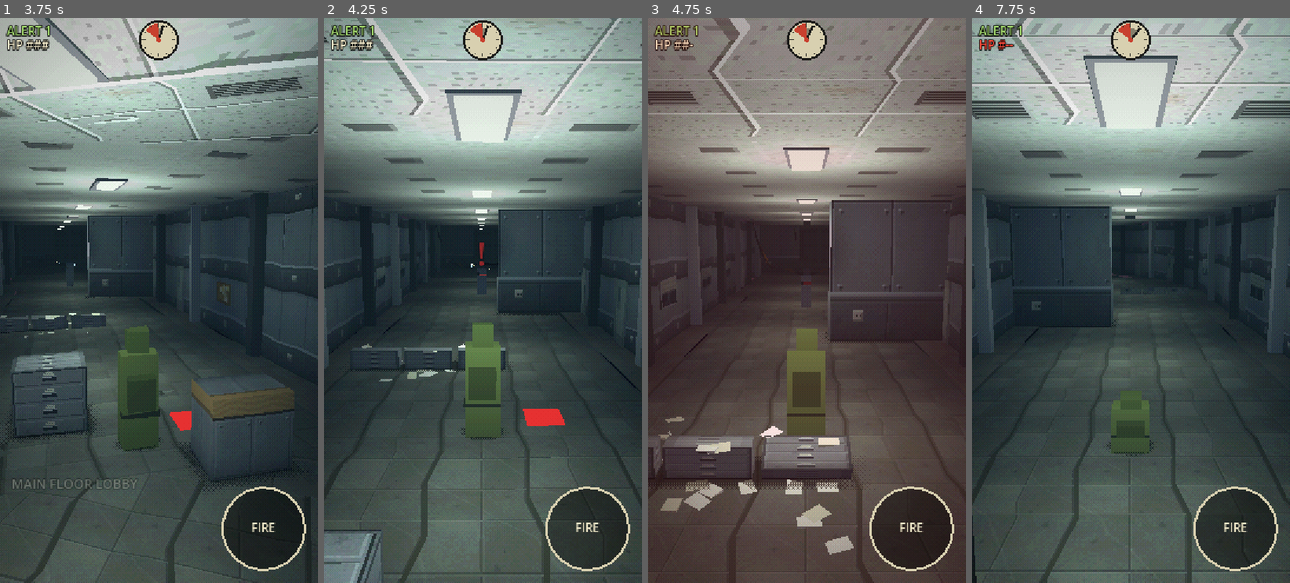
Above: before the commit, frames 1-4 (left to right).
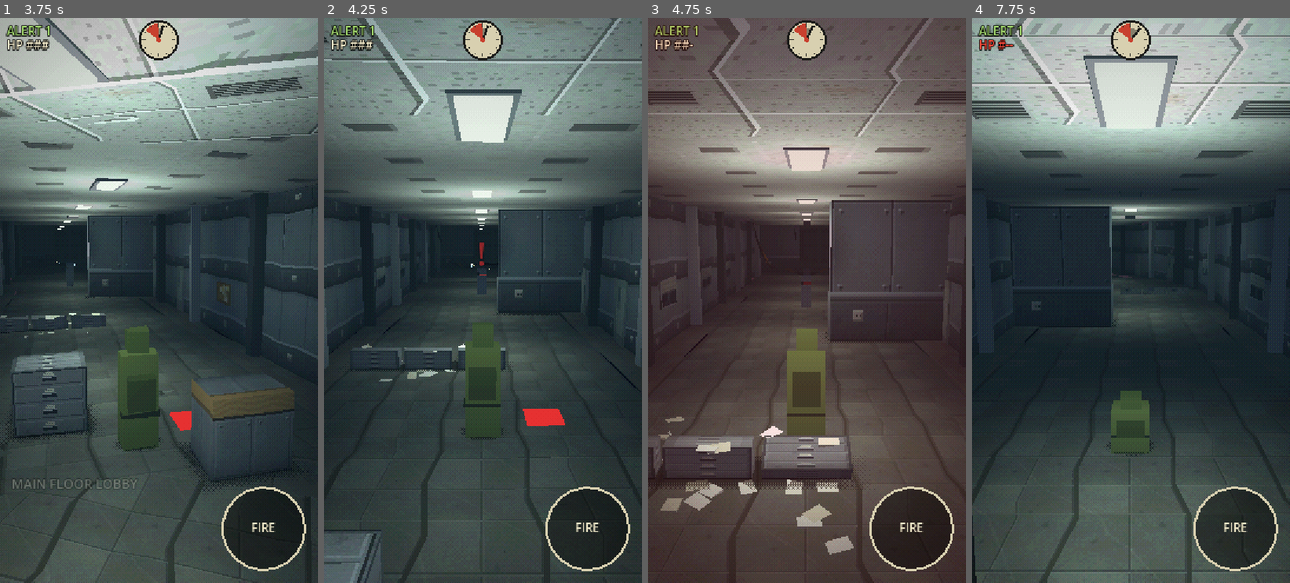
Above: after the commit, the same moments.

Repository: lhunt-gdev/get-to-the-chopper-test
Game: Godot game, scene res://game/levels/prototype_slice/prototype_slice.tscn
Same seed, same stepped clock (60 frames per second), same inputs: the game is played once before the commit and once after it.
Inputs (mouse positions are in pixels of both pictures, inside the frame that each line leads up to):
- Up to frame 1 (3.75 s): tap Enter (ui_accept) at 0.5, 0.77 s; move the mouse to (228, 272) at 0.52 s; hold Right (ui_right) 0.53-1.25 s; click (228, 272) at 0.67 s; drag from (95, 328) to (143, 413) at 1.27 s; move the mouse to (190, 176) at 2.02 s; hold Right (ui_right) 2.03-2.75 s; drag from (143, 413) to (63, 215) at 2.77 s; move the mouse to (254, 385) at 3.52 s; hold Left (ui_left) from 3.53 s (still down)
- Up to frame 2 (4.25 s): keep holding Left (ui_left); tap Enter (ui_accept) at 3.77 s
- Up to frame 3 (4.75 s): release Left (ui_left) at 4.25 s; drag from (711, 215) to (759, 159) at 4.27 s
- Up to frame 4 (7.75 s): move the mouse to (1146, 300) at 5.02 s; hold Down (ui_down) 5.03-5.75 s; click (1146, 300) at 5.17 s; drag from (1083, 159) to (1067, 328) at 5.77 s; move the mouse to (1200, 272) at 6.52 s; hold Up (ui_up) 6.53-7.25 s; tap Enter (ui_accept) at 6.77 s; drag from (1067, 328) to (1115, 413) at 7.27 s

Frame 1 is identical in both runs. In frame 2, 35% of the frame differs, in the area x 0-100%, y 0-100%; in frame 3, 11%; in frame 4, 19%.

Commit message:
Real line of sight with rays, and an iPhone audio unlock
- Line of sight is now rays against the actual walls: every solid thing
  (corridor walls, cover walls, air-con units, stairwells and huts, the
  halfway walls and door leaves, dead ends, lockdown shutters, the start
  room) gets an invisible collision box on its own layer. Low cover has
  none, so you still shoot over boxes and barriers.
- Your shots: only at targets the ray reaches; in cover behind a wall the
  ray starts just past its edge (a real lean). With nothing to hit, the
  tracer stops at the first wall instead of flying through it.
- Troopers use the same ray: no aiming at you through walls.
- Sightlines is now just the cover-wall finder; the route-space blocker
  check (which missed these cases) is gone.
- Web: the page shell asks Safari for "playback" audio, keeps hold of the
  game's audio context, and on each tap (until it runs) resumes it with a
  one-sample unlock and a silent clip, for iPhone.

Co-Authored-By: Claude Opus 5.5 <noreply@anthropic.com>

Diff:
--- a/game/levels/prototype_slice/prototype_slice.gd
+++ b/game/levels/prototype_slice/prototype_slice.gd
@@ -68,6 +68,8 @@
 const DEAD_END_COLOR := Color("b03a2e")
 ## Render layer for stairwell structure (see _build_stairwell). Everything else is on layer 1.
 const STAIRWELL_LAYER := 2
+## Collision layer for things you can't see or shoot through (see _sees()).
+const SIGHT_LAYER := 16
 const GUARD_COLOR := Color("4a5260")
 ## Light in an area with no "ambient" of its own.
 const DEFAULT_AMBIENT := Color(0.4, 0.42, 0.44)
@@ -113,8 +115,8 @@
 var _doors: Array[Dictionary] = []
 ## Halfway markers built so far: {at (route distance), seg}. See _build_marker.
 var _markers: Array[Dictionary] = []
-## Solid things shots can't pass: walls, the halfway markers' walls and doors, stairwell doors.
-## {at, x0, x1, open (Callable or null), seg, owner}. See Sightlines.
+## Cover walls, in route space: {at, x0, x1, seg, owner}. Used to find the wall you're in cover
+## behind, so you lean round its edge (line of sight itself is real rays: see _sees()).
 var _blockers: Array[Dictionary] = []
 ## Mood lighting: the lamps, the area's ambient and moonlight (see Ambience).
 var _ambience: Ambience
@@ -616,9 +618,12 @@
 				# Outdoors with no walls to lean on: an electrical cabinet or a stack of open vent pipes.
 				one_piece = _build_roof_wall(node, seg, at, x0, x1, wall_looks[walls_seen % wall_looks.size()])
 				walls_seen += 1
+				_solid_box(node, _frame_at(seg, at) * Transform3D(Basis.IDENTITY, Vector3((x0 + x1) / 2.0, 1.3, 0)),
+						Vector3(x1 - x0, 2.6, 1.0))  # you can't see or shoot through it
 			else:
 				var w := _item_box(node, seg, at, Vector3((x0 + x1) / 2.0, y, 0), Vector3(x1 - x0, size.y, size.z), Color.WHITE)
 				w.material_override = PsxMaterials.textured(_obstacle_texture(tex_name), Vector2(3, 2))
+				_make_solid(w)
 				one_piece = w
 			# Solid: shots don't go through it, only round its edge (see Sightlines).
 			_blockers.append({"at": start + at, "x0": x0, "x1": x1, "seg": seg, "owner": node})
@@ -1061,6 +1066,7 @@
 				_item_box(parent, seg, j, Vector3(side * (road_w / 2.0 + 1.0), ph / 2.0, 0), Vector3(1.0, ph, 1.0), theme["color"].darkened(0.5))
 		if theme.get("wall_decor", false):
 			_wall_decor(parent, seg, side, maxf(open, ramp), length)
+	_make_solid(parent)  # corridor walls, bend joins and pillars block line of sight
 
 
 func _is_stairs(seg: Dictionary) -> bool:
@@ -1090,6 +1096,7 @@
 	parent.name = "Stairwell"
 	outer.add_child(parent)
 	_build_stairwell_parts(parent, seg)
+	_make_solid(parent)  # its walls, slabs and doors (not the sheared inner tube)
 	_set_render_layer(parent, STAIRWELL_LAYER)
 
 
@@ -1168,6 +1175,77 @@
 						.material_override = mat1
 
 
+## Makes the solid things under `root` (walls, doors, stairwell blocks) block line of sight: an
+## invisible collision box on each wall-sized box or upright plane. Skips small fittings, glowing
+## lamps and signs, and sheared or mirrored pieces (physics can't take those). See _sees().
+func _make_solid(root: Node) -> void:
+	if root is MeshInstance3D:
+		_solid_mesh(root)
+	for m in root.find_children("*", "MeshInstance3D", true, false):
+		_solid_mesh(m)
+
+
+func _solid_mesh(m: MeshInstance3D) -> void:
+	if m.has_meta("solid") or m.material_override is StandardMaterial3D:
+		return
+	var size := Vector3.ZERO
+	if m.mesh is BoxMesh:
+		size = (m.mesh as BoxMesh).size
+	elif m.mesh is PlaneMesh and (m.mesh as PlaneMesh).orientation == PlaneMesh.FACE_Z:
+		var p: Vector2 = (m.mesh as PlaneMesh).size
+		size = Vector3(p.x, p.y, 0.06)
+	else:
+		return
+	if maxf(size.x, maxf(size.y, size.z)) < 0.9:
+		return
+	var b := m.global_transform.basis
+	if absf(b.x.length() - 1.0) > 0.01 or absf(b.y.length() - 1.0) > 0.01 or absf(b.z.length() - 1.0) > 0.01 \
+			or absf(b.x.dot(b.y)) > 0.01 or absf(b.y.dot(b.z)) > 0.01 or b.determinant() < 0.0:
+		return
+	m.set_meta("solid", true)
+	_solid_box(m, Transform3D.IDENTITY, size)
+
+
+## An invisible box (for line of sight only) under `parent`, at `xf` in its space.
+func _solid_box(parent: Node3D, xf: Transform3D, size: Vector3) -> void:
+	var body := StaticBody3D.new()
+	body.collision_layer = SIGHT_LAYER
+	body.collision_mask = 0
+	var shape := CollisionShape3D.new()
+	var box := BoxShape3D.new()
+	box.size = size
+	shape.shape = box
+	body.add_child(shape)
+	parent.add_child(body)
+	body.transform = xf
+
+
+## True if nothing solid is between two points: what you can see, you can shoot (and be shot from).
+func _sees(from: Vector3, to: Vector3) -> bool:
+	var q := PhysicsRayQueryParameters3D.create(from, to, SIGHT_LAYER)
+	return get_world_3d().direct_space_state.intersect_ray(q).is_empty()
+
+
+## Where your shots come from: your chest, or, in cover behind a wall, just past the edge of it
+## you can lean round (a wall running into the side wall only has one).
+func _gun_origin() -> Vector3:
+	var d := _player.distance_run()
+	var x := _player.track_x
+	if _player.in_cover:
+		var wall = Sightlines.cover_wall(d, x, _live_blockers())
+		if wall != null:
+			var side := tuning.lane_count * tuning.lane_width / 2.0
+			var lo: float = wall["x0"]
+			var hi: float = wall["x1"]
+			var left_ok := lo > -side
+			var right_ok := hi < side
+			if left_ok and (not right_ok or x - lo <= hi - x):
+				x = lo - 0.3
+			elif right_ok:
+				x = hi + 0.3
+	return _route_point(d, x, 1.3)
+
+
 ## A box sheared to follow a slope (stairs): vertical sides and ends, its bottom running from
 ## `into0` to `into1` at `y` above the route there, `size_x` across and `size_y` tall.
 func _slope_box(parent: Node3D, seg: Dictionary, into0: float, into1: float, x: float, y: float,
@@ -1209,9 +1287,6 @@
 		var door := {"node": hinge, "at": seg["start"] + into, "owner": seg["node"], "seg": seg,
 				"sound": "door_steel" if theme.get("stair_door", "door") == "steel_door" else "door_wood"}
 		_doors.append(door)
-		# Shut, the stairwell is sealed: no shots in or out until you burst the door.
-		_blockers.append({"at": door["at"], "x0": -INF, "x1": INF, "seg": seg, "owner": seg["node"],
-				"open": func() -> bool: return door.get("done", false)})
 
 
 ## Open-sky areas (rooftops): no side walls. The roofing runs out to a low lip at the edge, and
@@ -1703,6 +1778,7 @@
 	var panel := _box(hinge, Vector3(dw - 0.04, dh - 0.02, 0.07), Vector3(dw / 2.0, dh / 2.0, 0), Color.WHITE)
 	panel.material_override = PsxMaterials.textured(PsxTextures.door(), Vector2(3, 2))
 	_doors.append({"node": hinge, "at": 0.0, "owner": seg["node"], "seg": seg, "sound": "door_wood"})
+	_make_solid(room)
 	# Furniture, clear of the player's lane.
 	_item_box(room, seg, -8.0, Vector3(_player.lane_x(0), 0.38, 0), Vector3(1.4, 0.76, 0.8), Color.WHITE).material_override = \
 			PsxMaterials.textured(PsxTextures.desk(), Vector2(3, 2))
@@ -1838,7 +1914,10 @@
 ## Halfway through the area (not a checkpoint): a wall right across, side wall to side wall and up
 ## to the ceiling, with a double door over the middle lanes that you burst through. Office doors on
 ## the main floor, barred gates in the tunnel. The outer lanes are funnelled in just before it.
-func _build_marker(parent: Node3D, seg: Dictionary, at: float) -> void:
+func _build_marker(outer: Node3D, seg: Dictionary, at: float) -> void:
+	var parent := Node3D.new()  # all of it in one node, so it can be made solid in one go
+	parent.name = "Marker"
+	outer.add_child(parent)
 	var theme := _theme(seg["id"])
 	var edge := tuning.lane_count * tuning.lane_width / 2.0 + 1.0
 	var top: float = CEILING_Y if theme.get("ceiling", false) else maxf(theme["height"], 3.0)
@@ -1883,12 +1962,9 @@
 			if s < 0:  # one crash for the pair
 				door["sound"] = "door_bars" if barred else "door_wood"
 			_doors.append(door)
-			if s < 0:  # the doorway is solid until the doors are burst open (they go together)
-				_blockers.append({"at": door["at"], "x0": -ow / 2.0, "x1": ow / 2.0, "seg": seg, "owner": seg["node"],
-						"open": func() -> bool: return door.get("done", false)})
-	# The wall either side of the doorway is always solid.
-	_blockers.append({"at": seg["start"] + at, "x0": -INF, "x1": -ow / 2.0, "seg": seg, "owner": seg["node"]})
-	_blockers.append({"at": seg["start"] + at, "x0": ow / 2.0, "x1": INF, "seg": seg, "owner": seg["node"]})
+		# Each leaf blocks line of sight until it swings open (the mirrored office leaf can't carry
+		# a collision box of its own, so the hinge does).
+		_solid_box(hinge, Transform3D(Basis.IDENTITY, Vector3(mid, dh / 2.0, 0)), Vector3(leaf_w, dh, 0.1))
 	# Over the doorway: a red emergency lamp at the tunnel gates, a green exit sign at office doors.
 	var sign_col := Color("ff3a28") if barred else Color("40d070")
 	var sign := _item_box(parent, seg, at - 0.2, Vector3(0, dh + 0.3, 0), Vector3(0.7 if not barred else 0.3, 0.18 if not barred else 0.25, 0.06), Color.WHITE)
@@ -1897,6 +1973,7 @@
 	parent.add_child(glow_at)
 	glow_at.transform = _frame_at(seg, at - 1.0) * Transform3D(Basis.IDENTITY, Vector3(0, dh + 0.2, 0))
 	_ambience.add_lamp(glow_at, sign_col * (1.2 if barred else 0.7), 5.0 if barred else 3.5, {"alert": false})
+	_make_solid(parent)  # the wall either side and over the doorway
 	_markers.append({"at": seg["start"] + at, "seg": seg})
 
 
@@ -1936,6 +2013,7 @@
 	var w := (tuning.lane_count - 2) * tuning.lane_width
 	var wall := _item_box(parent, seg, length, Vector3(0, h / 2.0, -0.2), Vector3(w, h, 0.4), Color.WHITE)
 	wall.material_override = PsxMaterials.textured(_wall_texture(theme), Vector2(3, 2))
+	_make_solid(wall)
 
 
 ## Rails and rungs up (or down) the ladder lane at the start of the segment the ladder leads to.
@@ -2028,6 +2106,7 @@
 	door.add_child(_sign_label("LOCKDOWN", DEAD_END_COLOR, width * 0.8, Vector3(0, h * 0.6, 0.2)))
 	door.set_meta("closed_y", door.position.y)
 	door.set_meta("open_y", door.position.y + h + 0.3)
+	_make_solid(door)  # shut, you can't see (or shoot) past it
 	if slam:
 		door.position.y = door.get_meta("open_y")
 		door.create_tween().tween_property(door, "position:y", door.get_meta("closed_y"), tuning.lockdown_close_time) \
@@ -2363,7 +2442,6 @@
 	var d := _player.distance_run()
 	var alert := GameState.alert_level
 	var half_hit := tuning.lane_width * 0.5 + 0.15
-	var live := _live_blockers()
 	for c in _combatants:
 		var n = c["node"]  # RifleTrooper or AlarmBox
 		if not is_instance_valid(n):
@@ -2379,7 +2457,10 @@
 			n.update(delta, tuning, d)
 			continue
 		var t: RifleTrooper = n
-		t.sight_clear = not Sightlines.blocked(t.at, t.x, d, _player.track_x, live)
+		# He only aims at you if he can see you (rays against the walls), and only bothers in range.
+		var ahead: float = t.at - d
+		if ahead > 0.5 and ahead <= tuning.trooper_aim_range + 1.0:
+			t.sight_clear = _sees(t.global_position + Vector3.UP * 1.3, _player.global_position + Vector3.UP * 1.1)
 		var shot := t.update(delta, tuning, alert, d, _player.track_x, _player.in_cover,
 				_player.global_position, _route_point)
 		if shot == RifleTrooper.Shot.MISSED:
@@ -2428,15 +2509,13 @@
 func fire_target() -> Node3D:
 	var alert := GameState.alert_level
 	var candidates: Array[Node3D] = []
-	# Only what you can see: over boxes and barriers, round walls' edges, never through them. In
-	# cover behind a wall you lean out round it, so that wall doesn't block your shots.
-	var d := _player.distance_run()
-	var live := _live_blockers()
-	var lean = Sightlines.cover_wall(d, _player.track_x, live) if _player.in_cover else null
+	# Only what you can see: a ray from your gun to him, against the walls (low cover has no
+	# collision, so you shoot over it). In cover behind a wall, the ray starts round its edge.
+	var gun := _gun_origin()
 	for c in _combatants:
 		var n = c["node"]  # RifleTrooper or AlarmBox
 		if is_instance_valid(n) and c["seg"].get("promoted", false) and n.is_targetable(alert) \
-				and not Sightlines.blocked(d, _player.track_x, n.at, n.x, live, lean):
+				and _sees(gun, n.global_position + Vector3.UP * (1.2 if n is RifleTrooper else 0.0)):
 			candidates.append(n)
 	var origin := _player.global_position + Vector3(0, 1.2, 0)
 	var forward := -_player.global_transform.basis.z
@@ -2457,11 +2536,18 @@
 func _shoot() -> void:
 	_audio.play("gun", -3.0, 0.05)
 	var from := _player.global_transform * Vector3(0.25, 1.2, -0.4)
+	if _player.in_cover:
+		from = _gun_origin()  # leaning out round the wall
 	var target := fire_target()
 	var to := from + (-_player.global_transform.basis.z) * 20.0
 	if target != null:
 		to = target.global_position + Vector3(0, 1.1 if target is RifleTrooper else 0.0, 0)
 		target.call("hit")
+	else:
+		# Nothing to hit: the shot stops at the first wall in the way, not through it.
+		var hit := get_world_3d().direct_space_state.intersect_ray(PhysicsRayQueryParameters3D.create(from, to, SIGHT_LAYER))
+		if not hit.is_empty():
+			to = hit["position"]
 	_shot_tracer.global_transform = Transform3D(Basis.looking_at(to - from) * Basis.from_scale(Vector3(1, 1, from.distance_to(to))), (from + to) / 2.0)
 	_shot_tracer.visible = true
 	get_tree().create_timer(0.05).timeout.connect(func() -> void: _shot_tracer.visible = false)
--- a/game/systems/targeting/sightlines.gd
+++ b/game/systems/targeting/sightlines.gd
@@ -1,45 +1,17 @@
 class_name Sightlines
 extends RefCounted
-## Line of sight in route space (distance along the route, x across it). Walls are solid: a shot
-## (yours or a trooper's) can't pass through a blocker, but it can go over small cover (boxes and
-## barriers aren't blockers) and round a wall's edge.
+## Route-space help for line of sight (distance along the route, x across it). The sight itself
+## is real rays against the walls (the level's _sees()); this only finds the wall you're taking
+## cover behind, so your shots can lean out round its edge.
 ##
-## A blocker is {at: route distance, x0, x1: its span across, open: Callable or null}. `open`
-## (e.g. a door that's been burst open) returns true once the blocker no longer blocks.
-
-## A shot that grazes a wall's edge by less than this still gets past.
-const EDGE_MARGIN := 0.05
+## A wall is {at: route distance, x0, x1: its span across}.
 
 
-## True if something solid stands between (from_d, from_x) and (to_d, to_x). `ignore` is a
-## blocker to leave out (the wall you're leaning out from behind).
-static func blocked(from_d: float, from_x: float, to_d: float, to_x: float, blockers: Array,
-		ignore: Variant = null) -> bool:
-	var near := minf(from_d, to_d)
-	var far := maxf(from_d, to_d)
-	if far - near < 0.01:
-		return false
-	for b in blockers:
-		if ignore != null and is_same(b, ignore):
-			continue
-		var at: float = b["at"]
-		if at <= near or at >= far:
-			continue
-		var open = b.get("open")
-		if open is Callable and open.call():
-			continue
-		var t := (at - from_d) / (to_d - from_d)
-		var x := lerpf(from_x, to_x, t)
-		if x > float(b["x0"]) + EDGE_MARGIN and x < float(b["x1"]) - EDGE_MARGIN:
-			return true
-	return false
-
-
-## The wall you're taking cover behind (the nearest blocker just ahead, across your x), or null.
-static func cover_wall(player_d: float, player_x: float, blockers: Array, reach: float = 2.0) -> Variant:
+## The wall you're taking cover behind (the nearest one just ahead, across your x), or null.
+static func cover_wall(player_d: float, player_x: float, walls: Array, reach: float = 2.0) -> Variant:
 	var best: Variant = null
 	var best_at := INF
-	for b in blockers:
+	for b in walls:
 		var at: float = b["at"]
 		if at > player_d and at - player_d <= reach and player_x >= float(b["x0"]) and player_x <= float(b["x1"]) and at < best_at:
 			best = b
--- a/tests/run_tests.gd
+++ b/tests/run_tests.gd
@@ -186,21 +186,12 @@
 	_check(not RifleTrooper.shot_hits(1.4, 0.0, false, w), "change lane before the shot and he misses")
 	_check(RifleTrooper.shot_hits(0.5, 0.0, false, w), "halfway through a lane change you're still hit")
 	_check(not RifleTrooper.shot_hits(0.0, 0.0, true, w), "cover blocks the shot")
-	# Line of sight: walls are solid; boxes aren't blockers, so you shoot over them.
-	var wall := {"at": 20.0, "x0": 1.4, "x1": 4.5}  # a wall across the two right lanes
-	var walls := [wall]
-	_check(Sightlines.blocked(0.0, 2.8, 40.0, 2.8, walls), "can't shoot through a wall")
-	_check(not Sightlines.blocked(0.0, -2.8, 40.0, -2.8, walls), "a wall in other lanes doesn't block")
-	_check(not Sightlines.blocked(0.0, -2.8, 40.0, 2.8, walls), "you can shoot round a wall's edge at someone well behind it")
-	_check(Sightlines.blocked(18.6, 2.8, 40.0, 2.8, walls), "in the wall's lane just behind it, you're blocked...")
-	_check(not Sightlines.blocked(18.6, 2.8, 40.0, 2.8, walls, Sightlines.cover_wall(18.6, 2.8, walls)),
-			"...unless you're in cover there: you lean out round it")
+	# Line of sight is rays against the walls (in play); here, finding the wall you're in cover
+	# behind, so your shots lean out round it.
+	var walls := [{"at": 20.0, "x0": 1.4, "x1": 4.5}]  # a wall across the two right lanes
+	_check(Sightlines.cover_wall(18.6, 2.8, walls) != null, "in cover just behind a wall, that's the wall you lean round")
+	_check(Sightlines.cover_wall(18.6, -2.8, walls) == null, "a wall in other lanes isn't yours")
 	_check(Sightlines.cover_wall(10.0, 2.8, walls) == null, "not in cover behind a wall 10 m away")
-	var shut := {"done": false}
-	var doorway := [{"at": 20.0, "x0": -2.1, "x1": 2.1, "open": func() -> bool: return shut["done"]}]
-	_check(Sightlines.blocked(0.0, 0.0, 40.0, 0.0, doorway), "a shut door blocks the shot")
-	shut["done"] = true
-	_check(not Sightlines.blocked(0.0, 0.0, 40.0, 0.0, doorway), "burst open, you can shoot through the doorway")
 	var t := Tuning.new()
 	_check(RifleTrooper.aim_time(t, 1) > RifleTrooper.aim_time(t, 2) and RifleTrooper.aim_time(t, 2) > RifleTrooper.aim_time(t, 3),
 			"higher alert, less time to dodge")
Not shown, changed: export_presets.cfg
Not shown, changed: README.md
Not shown, changed: docs/design/decision-log.md
